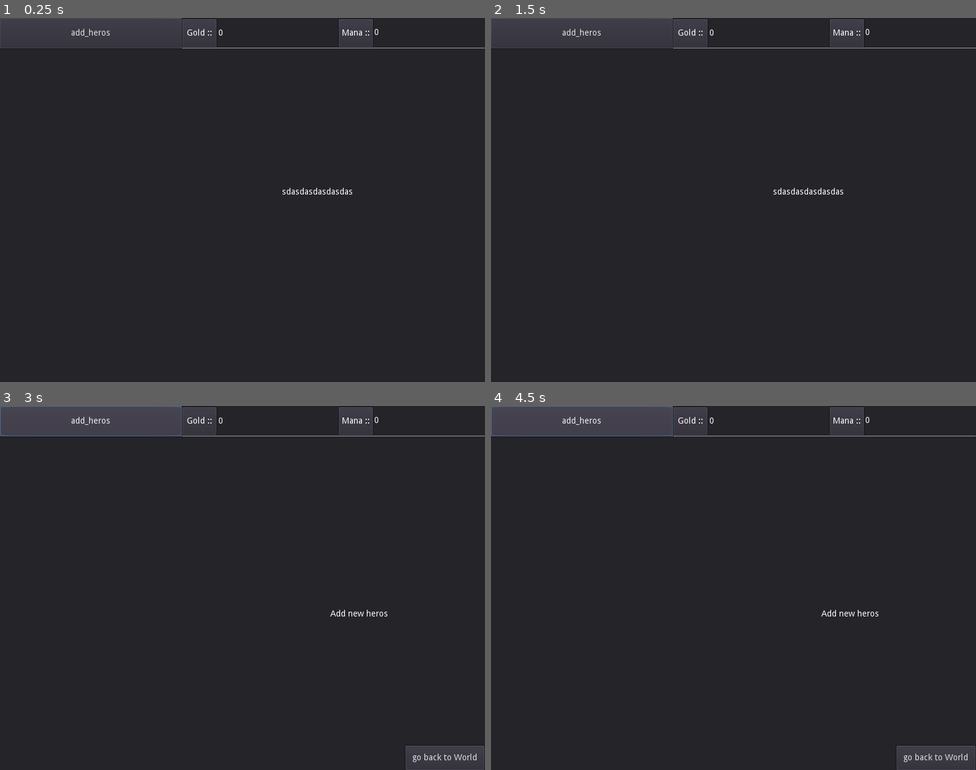
Above: before the commit, frames 1-4 (two rows, left to right).
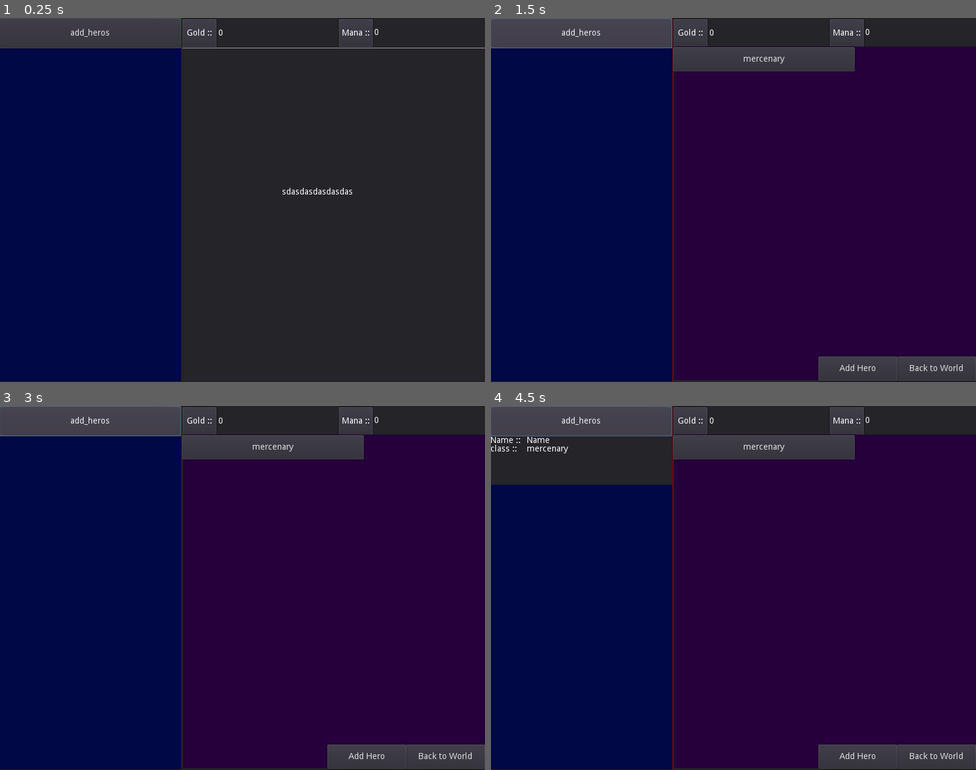
Above: after the commit, the same moments.

Repository: Drakosam/idleguild
Game: Godot game, scene res://main.tscn
Same seed, same stepped clock (60 frames per second), same inputs: the game is played once before the commit and once after it.
Inputs (mouse positions are in pixels of both pictures, inside the frame that each line leads up to):
- Up to frame 1 (0.25 s): no input
- Up to frame 2 (1.5 s): click "add_heros" at 0.5 s; click "go back to World" (after the commit: "add_heros") at 1.25 s
- Up to frame 3 (3 s): click (446, 755) at 2 s, where only the run after the commit has a clickable "Back to World"; click "add_heros" at 2.75 s
- Up to frame 4 (4.5 s): click (859, 755) at 3.5 s, where only the run after the commit has a clickable "Add Hero"; click "add_heros" at 4.25 s

The runs differ from the first frame. In frame 1, 34% of the frame differs, in the area x 0-38%, y 0-100%; in frame 2, 90%, in the area x 0-100%, y 0-100%; in frame 3, 89%; in frame 4, 85%.

Commit message:
add heros

Diff:
--- /dev/null
+++ b/src/hero.tscn
@@ -0,0 +1,20 @@
+[gd_scene load_steps=2 format=2]
+
+[sub_resource type="GDScript" id=1]
+script/source = "extends Node
+
+export var arch_type = ''
+export var hero_name = 'Name'
+export var hero_class = ''
+export var id = -1
+
+func _ready():
+	pass # Replace with function body.
+
+func set_up_arch_type(arch_name):
+	arch_type = arch_name
+	hero_class = arch_name
+"
+
+[node name="Node" type="Node"]
+script = SubResource( 1 )
--- a/src/main.tscn
+++ b/src/main.tscn
@@ -1,21 +1,30 @@
-[gd_scene load_steps=3 format=2]
+[gd_scene load_steps=4 format=2]
 
 [ext_resource path="res://top_panel.tscn" type="PackedScene" id=1]
+[ext_resource path="res://new_hero.tscn" type="PackedScene" id=2]
 
 [sub_resource type="GDScript" id=1]
 script/source = "extends Node2D
 
+const NewHeroShort = preload(\"res://short_hero.tscn\")
+
 var show_hero_tab = false
+var hero_list = []
+
 
 func _ready():
 	_show_tab('world')
 
+
 func _on_add_heros():
+	$CanvasLayer/new_heros_tab/new_hero_componennt.reset_new_hero()
 	_show_tab('add_hero')
+
 
 func _hide_all_tabs():
 	$CanvasLayer/world_map.visible = false
 	$CanvasLayer/new_heros_tab.visible = false
+
 
 func _show_tab(tab_name):
 	_hide_all_tabs()
@@ -24,8 +33,20 @@
 	elif tab_name == 'add_hero':
 		$CanvasLayer/new_heros_tab.visible = true
 
-func _on_go_back_to_world():
+
+func _on_Panel_go_back_to_world():
 	_show_tab('world')
+
+
+func _on_new_hero_componennt_add_new_hero(new_hero):
+	_show_tab('world')
+	new_hero.id = hero_list.size()
+	hero_list.append(new_hero)
+
+	var new_item =  NewHeroShort.instance()
+	new_item.set_class(new_hero.hero_class)
+
+	$CanvasLayer/Panel/herros_panel/ScrollContainer/hero_list_short.add_child(new_item)
 "
 
 [node name="Node2D" type="Node2D"]
@@ -45,6 +66,25 @@
 "_edit_use_anchors_": false
 }
 
+[node name="Panel2" type="Panel" parent="CanvasLayer"]
+anchor_right = 1.0
+margin_left = 300.0
+margin_bottom = 50.0
+__meta__ = {
+"_edit_use_anchors_": false
+}
+
+[node name="ColorRect" type="ColorRect" parent="CanvasLayer/Panel2"]
+anchor_right = 1.0
+anchor_bottom = 1.0
+color = Color( 0.141176, 0.247059, 0, 1 )
+
+[node name="Panel" parent="CanvasLayer/Panel2" instance=ExtResource( 1 )]
+anchor_right = 1.0
+anchor_bottom = 1.0
+margin_right = 0.0
+margin_bottom = 0.0
+
 [node name="Panel" type="Panel" parent="CanvasLayer"]
 anchor_bottom = 1.0
 margin_right = 300.0
@@ -63,11 +103,43 @@
 [node name="herros_panel" type="Panel" parent="CanvasLayer/Panel"]
 anchor_right = 1.0
 anchor_bottom = 1.0
+margin_left = -1.0
+margin_right = -1.0
+__meta__ = {
+"_edit_use_anchors_": false
+}
+
+[node name="ColorRect" type="ColorRect" parent="CanvasLayer/Panel/herros_panel"]
+anchor_right = 1.0
+anchor_bottom = 1.0
+margin_top = -0.943863
+margin_bottom = -0.943848
+color = Color( 0, 0.0352941, 0.27451, 1 )
+__meta__ = {
+"_edit_use_anchors_": false
+}
 
 [node name="Button" type="Button" parent="CanvasLayer/Panel/herros_panel"]
 anchor_right = 1.0
 margin_bottom = 50.0
 text = "add_heros"
+__meta__ = {
+"_edit_use_anchors_": false
+}
+
+[node name="ScrollContainer" type="ScrollContainer" parent="CanvasLayer/Panel/herros_panel"]
+anchor_right = 1.0
+anchor_bottom = 1.0
+margin_top = 50.0
+__meta__ = {
+"_edit_use_anchors_": false
+}
+
+[node name="hero_list_short" type="VBoxContainer" parent="CanvasLayer/Panel/herros_panel/ScrollContainer"]
+margin_right = 300.0
+margin_bottom = 550.0
+size_flags_horizontal = 3
+size_flags_vertical = 3
 __meta__ = {
 "_edit_use_anchors_": false
 }
@@ -102,44 +174,13 @@
 "_edit_use_anchors_": false
 }
 
-[node name="Label" type="Label" parent="CanvasLayer/new_heros_tab"]
-margin_left = 244.697
-margin_top = 286.228
-margin_right = 284.697
-margin_bottom = 300.228
-text = "Add new heros"
-
-[node name="Button" type="Button" parent="CanvasLayer/new_heros_tab"]
-anchor_left = 1.0
-anchor_top = 1.0
+[node name="new_hero_componennt" parent="CanvasLayer/new_heros_tab" instance=ExtResource( 2 )]
 anchor_right = 1.0
 anchor_bottom = 1.0
-margin_left = -130.707
-margin_top = -40.0
-margin_right = -0.707092
-text = "go back to World"
-__meta__ = {
-"_edit_use_anchors_": false
-}
-
-[node name="Panel2" type="Panel" parent="CanvasLayer"]
-anchor_right = 1.0
-margin_left = 300.0
-margin_bottom = 50.0
-__meta__ = {
-"_edit_use_anchors_": false
-}
-
-[node name="ColorRect" type="ColorRect" parent="CanvasLayer/Panel2"]
-anchor_right = 1.0
-anchor_bottom = 1.0
-color = Color( 0.141176, 0.247059, 0, 1 )
-
-[node name="Panel" parent="CanvasLayer/Panel2" instance=ExtResource( 1 )]
-anchor_right = 1.0
-anchor_bottom = 1.0
+margin_top = -1.88775
 margin_right = 0.0
-margin_bottom = 0.0
+margin_bottom = -1.88776
 
 [connection signal="button_up" from="CanvasLayer/Panel/herros_panel/Button" to="." method="_on_add_heros"]
-[connection signal="button_up" from="CanvasLayer/new_heros_tab/Button" to="." method="_on_go_back_to_world"]
+[connection signal="add_new_hero" from="CanvasLayer/new_heros_tab/new_hero_componennt" to="." method="_on_new_hero_componennt_add_new_hero"]
+[connection signal="go_back_to_world" from="CanvasLayer/new_heros_tab/new_hero_componennt" to="." method="_on_Panel_go_back_to_world"]
--- /dev/null
+++ b/src/new_hero.tscn
@@ -0,0 +1,99 @@
+[gd_scene load_steps=2 format=2]
+
+[sub_resource type="GDScript" id=1]
+script/source = "extends Panel
+
+const NewHero = preload(\"res://hero.tscn\")
+const hero_arch_type = ['mercenary','vagabond','scholar']
+
+signal go_back_to_world()
+signal add_new_hero(new_hero)
+
+var new_hero = null
+var selected = -1
+
+func _ready():
+	for _hero in hero_arch_type:
+		$MenuButton.get_popup().add_item(_hero)
+	$MenuButton.text = hero_arch_type[0]
+	$MenuButton.get_popup().connect(\"id_pressed\",self, \"_on_select_archetype\")
+
+
+func _on_select_archetype(arg):
+	selected = arg
+	$MenuButton.text = hero_arch_type[selected]
+	new_hero.set_up_arch_type( hero_arch_type[selected] )
+
+
+func _on_add_hero_button_up():
+	emit_signal('add_new_hero',new_hero)
+
+
+func _on_return_to_world_button_up():
+	emit_signal('go_back_to_world')
+
+
+func reset_new_hero():
+	$MenuButton.text = hero_arch_type[0]
+	new_hero = NewHero.instance()
+
+	new_hero.set_up_arch_type( hero_arch_type[0] )
+"
+
+[node name="Panel" type="Panel"]
+margin_right = 647.0
+margin_bottom = 596.0
+script = SubResource( 1 )
+__meta__ = {
+"_edit_use_anchors_": false
+}
+
+[node name="ColorRect" type="ColorRect" parent="."]
+anchor_right = 1.0
+anchor_bottom = 1.0
+margin_left = 1.7818
+margin_top = -0.8909
+margin_right = 1.7818
+margin_bottom = -0.890869
+rect_pivot_offset = Vector2( 409.393, 320.53 )
+color = Color( 0.14902, 0, 0.231373, 1 )
+__meta__ = {
+"_edit_use_anchors_": false
+}
+
+[node name="return_to_world" type="Button" parent="."]
+anchor_left = 1.0
+anchor_top = 1.0
+anchor_right = 1.0
+anchor_bottom = 1.0
+margin_left = -130.0
+margin_top = -40.0
+text = "Back to World"
+__meta__ = {
+"_edit_use_anchors_": false
+}
+
+[node name="add_hero" type="Button" parent="."]
+anchor_left = 1.0
+anchor_top = 1.0
+anchor_right = 1.0
+anchor_bottom = 1.0
+margin_left = -260.0
+margin_top = -40.0
+margin_right = -130.0
+text = "Add Hero"
+__meta__ = {
+"_edit_use_anchors_": false
+}
+
+[node name="MenuButton" type="MenuButton" parent="."]
+margin_right = 300.0
+margin_bottom = 40.0
+text = "mercenary"
+flat = false
+__meta__ = {
+"_edit_use_anchors_": false
+}
+
+[connection signal="button_up" from="return_to_world" to="." method="_on_return_to_world_button_up"]
+[connection signal="button_up" from="add_hero" to="." method="_on_add_hero_button_up"]
--- /dev/null
+++ b/src/short_hero.tscn
@@ -0,0 +1,56 @@
+[gd_scene load_steps=2 format=2]
+
+[sub_resource type="GDScript" id=1]
+script/source = "extends Panel
+
+func _ready():
+	pass # Replace with function body.
+
+func set_name(n_name):
+	$Label_Name.text = n_name
+
+func set_class(n_class):
+	$Label_Class.text = n_class
+"
+
+[node name="short_hero" type="Panel"]
+anchor_right = 1.0
+margin_bottom = 80.0
+rect_min_size = Vector2( 0, 80 )
+script = SubResource( 1 )
+__meta__ = {
+"_edit_use_anchors_": false
+}
+
+[node name="Label" type="Label" parent="."]
+margin_right = 40.0
+margin_bottom = 14.0
+text = "Name ::"
+__meta__ = {
+"_edit_use_anchors_": false
+}
+
+[node name="Label2" type="Label" parent="."]
+margin_top = 14.0
+margin_right = 40.0
+margin_bottom = 14.0
+text = "class ::"
+
+[node name="Label_Name" type="Label" parent="."]
+margin_left = 60.0
+margin_right = 40.0
+margin_bottom = 14.0
+text = "Name "
+__meta__ = {
+"_edit_use_anchors_": false
+}
+
+[node name="Label_Class" type="Label" parent="."]
+margin_left = 60.0
+margin_top = 14.0
+margin_right = 40.0
+margin_bottom = 14.0
+text = "class"
+__meta__ = {
+"_edit_use_anchors_": false
+}
--- a/src/top_panel.tscn
+++ b/src/top_panel.tscn
@@ -41,7 +41,7 @@
 [node name="Label" type="Label" parent="PanelContainer2"]
 margin_left = 7.0
 margin_top = 18.0
-margin_right = 53.0
+margin_right = 53.0001
 margin_bottom = 32.0
 text = "Mana ::"
 align = 1
